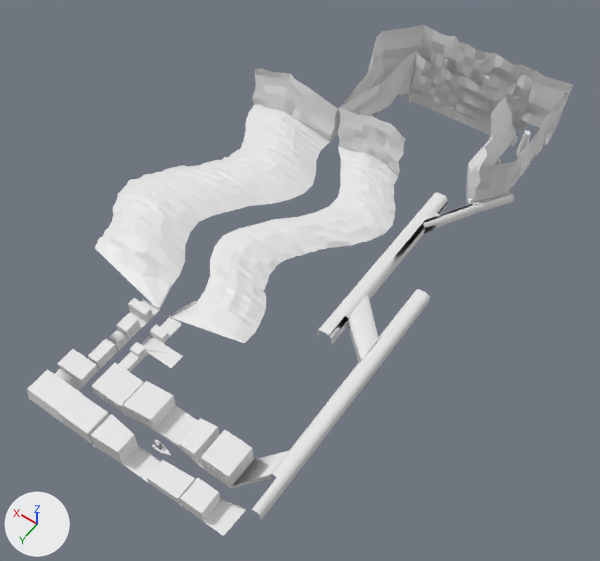
The OBJ model MadMetal/Assets/Models/trackv2enviro.obj: old version first, new version second.
Rendered twice from a 50 mm lens placed at (-1163.0, 783.0, 2001.0), pointed at (-230.0, -524.0, -52.0). The axes (+X, +Y, +Z) are drawn at lower left. The lights are the same throughout. Materials are left out; every surface is plain grey. Where no turn or scale is listed for an object, it has been applied to the vertices. Vertices at the same position are counted once.

Before the edit, the objects in view are built like this:
```python
me_grid = bpy.data.meshes.new('Grid')
me_grid.from_pydata(...)  # 4721 vertices, 4108 faces; spans x -634.0..457.0, y -1565.0..277.0, z -40.0..217.0
me_grid.materials.append(mat_material)
me_grid.materials.append(mat_material_001)
me_grid.materials.append(mat_material_002)
me_grid.materials.append(mat_material_003)
me_grid.materials.append(mat_material_004)
me_grid.materials.append(mat_material_005)
me_grid.materials.append(mat_material_006)
me_grid.materials.append(mat_material_008)
me_grid.materials.append(mat_material_009)
# before: 0 (17.0, -1050.0, 0.0) at pixel (330, 142), 262 (20.0, -1025.0, 0.0) at pixel (325, 146), 327 (21.0, -1012.0, 0.0) at pixel (322, 148), 376 (22.0, -1037.0, 0.0) at pixel (326, 144), 1362 (0.0, -1066.0, 150.0) at pixel (338, 108)
# before: 1806 (13.0, -1047.0, 36.0) at pixel (330, 135), 1807 (7.0, -1060.0, 68.0) at pixel (334, 127), 1808 (15.0, -1068.0, 90.0) at pixel (334, 120), 1809 (12.0, -1068.0, 118.0) at pixel (335, 114), 2069 (19.0, -1055.0, -2.0) at pixel (330, 142)
# before: 123 (-258.0, -208.0, 3.0) at pixel (244, 343), 130 (-20.0, -156.0, 0.0) at pixel (169, 317), 211 (87.0, -156.0, 0.0) at pixel (142, 300), 212 (87.0, -128.0, 0.0), 215 (-67.0, -156.0, 0.0) at pixel (181, 324)
# before: 217 (-67.0, -101.0, 0.0) at pixel (169, 337), 218 (-67.0, -128.0, 0.0) at pixel (175, 330), 233 (-20.0, -156.0, 10.0) at pixel (169, 315), 235 (-67.0, -156.0, 10.0) at pixel (181, 322), 548 (348.0, -220.0, 0.0) at pixel (94, 248)
# before: 2034 (-33.0, -1335.0, 23.0) at pixel (385, 99), 2038 (-32.0, -1264.0, 26.0) at pixel (375, 109), 2088 (-44.0, -1409.0, 0.0) at pixel (398, 95), 2098 (-48.0, -1335.0, 0.0) at pixel (388, 106), 2099 (-24.0, -1262.0, -2.0) at pixel (372, 114)
# before: 2102 (-94.0, -1456.0, 3.0) at pixel (416, 92), 2103 (-214.0, -1455.0, 6.0) at pixel (445, 104), 2112 (-255.0, -1454.0, 6.0) at pixel (455, 109), 2115 (-144.0, -1454.0, 7.0) at pixel (428, 97)
ob_grid = bpy.data.objects.new('Grid', me_grid)
ob_grid.location = (0.0, 0.0, 0.0)
```
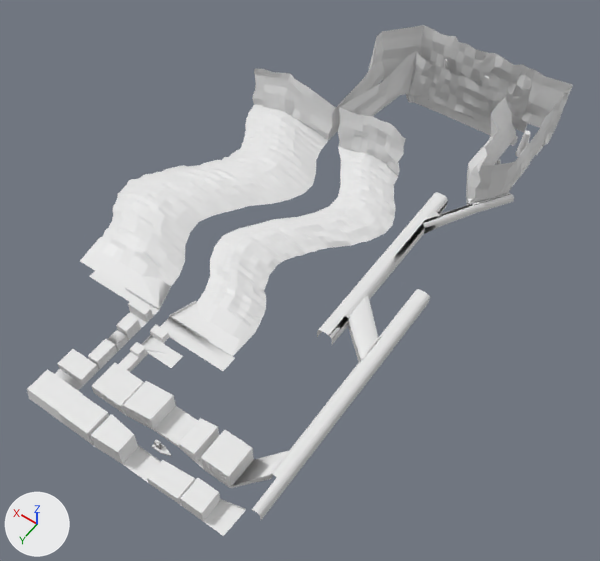
Patch to the scene script:
```diff
--- a/MadMetal/Assets/Models/trackv2enviro.obj.py
+++ b/MadMetal/Assets/Models/trackv2enviro.obj.py
@@ me_grid @@
 me_grid.from_pydata(...)  # 4721 vertices, 4108 faces; spans x -634.0..457.0, y -1565.0..277.0, z -40.0..217.0
 # used by ob_grid; location = (0.0, 0.0, 0.0)
 # verts and faces of me_grid; kept vertices keep their numbers, new ones are numbered from 4721
+# me_grid part 1
+for i in [0, 1362, *range(1806, 1810), 2069]: verts[i] += (10.0, 0.0, 0.0)
+verts[262] = (24.0, -1025.0, 0.0)  # moved, pixel (324, 145)
+verts[376] = (26.0, -1037.0, 0.0)  # moved, pixel (325, 143)
+verts[327] = (22.0, -1012.0, 0.0)  # moved, pixel (322, 148)
+# me_grid part 2
+delete_faces([(130, 215, 235, 233)])
+verts[123] = (-258.0, -154.0, 3.0)  # moved, pixel (232, 356)
+verts[548] = (348.0, -155.0, 0.0)  # moved, pixel (79, 261)
+for new, old in zip([4721, 4722, 4723], [215, 217, 218]): verts[new] = verts[old] + (-200.0, 0.0, 0.0)
+verts[4724] = (87.0, -156.0, 0.0)  # pixel (142, 300)
+verts[4725] = (154.0, -156.0, 0.0)  # pixel (125, 289)
+verts[4726] = (-167.0, -156.0, 0.0)  # pixel (208, 341)
+for new, old in zip([4727, 4728, 4729], [4724, 4725, 4726]): verts[new] = verts[old] + (0.0, 0.0, 10.0)
+verts[4730] = (281.0, -156.0, 0.0)  # pixel (95, 270)
+verts[4731] = (281.0, -128.0, 0.0)  # pixel (89, 276)
+faces += [(217, 4722, 4723, 218), (215, 218, 4723, 4721), (211, 4730, 4731, 212), (130, 233, 235, 215), (4724, 4727, 4728, 4725), (215, 235, 4729, 4726)]
+# me_grid part 3
+verts[2034] = (-38.0, -1335.0, 23.0)  # moved, pixel (386, 100)
+verts[2088] = (-49.0, -1409.0, 0.0)  # moved, pixel (399, 95)
+verts[2038] = (-38.0, -1264.0, 26.0)  # moved, pixel (376, 110)
+verts[2099] = (-30.0, -1262.0, -2.0)  # moved, pixel (373, 115)
+verts[2098] = (-41.0, -1335.0, 0.0)  # moved, pixel (387, 105)
+verts[2102] = (-94.0, -1436.0, 3.0)  # moved, pixel (414, 95)
+verts[2103] = (-214.0, -1450.0, 6.0)  # moved, pixel (444, 105)
+verts[2112] = (-255.0, -1447.0, 6.0)  # moved, pixel (454, 110)
+verts[2115] = (-144.0, -1445.0, 7.0)  # moved, pixel (427, 98)
```

What differs and where, as boxes (x1, y1, x2, y2) in the pictures (600 x 561 px; the box of a moved part takes in the faces that stretch with it):
part 1 of me_grid, moved or reshaped: (304, 81, 362, 150) in both
part 2 of me_grid, built on: before (95, 238, 254, 343); after (80, 238, 255, 371)
part 3 of me_grid, moved or reshaped: (338, 51, 465, 147) in both
